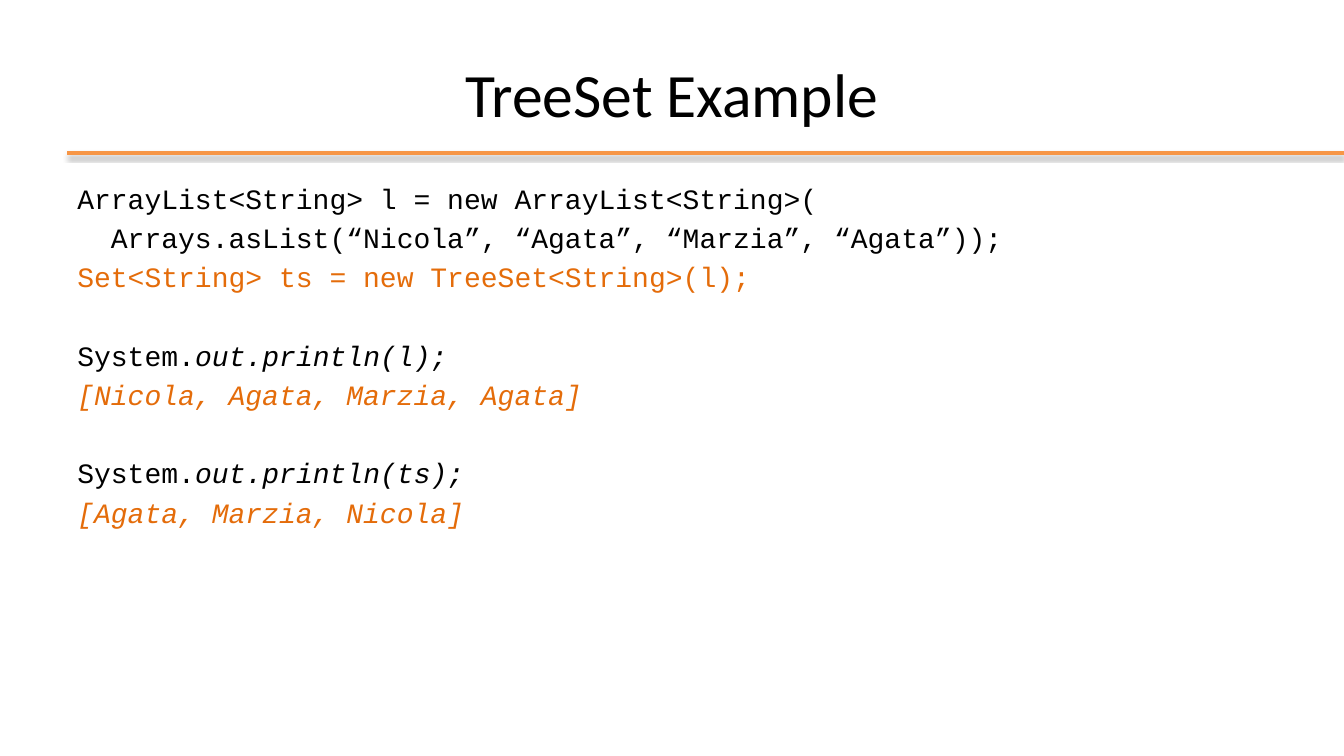
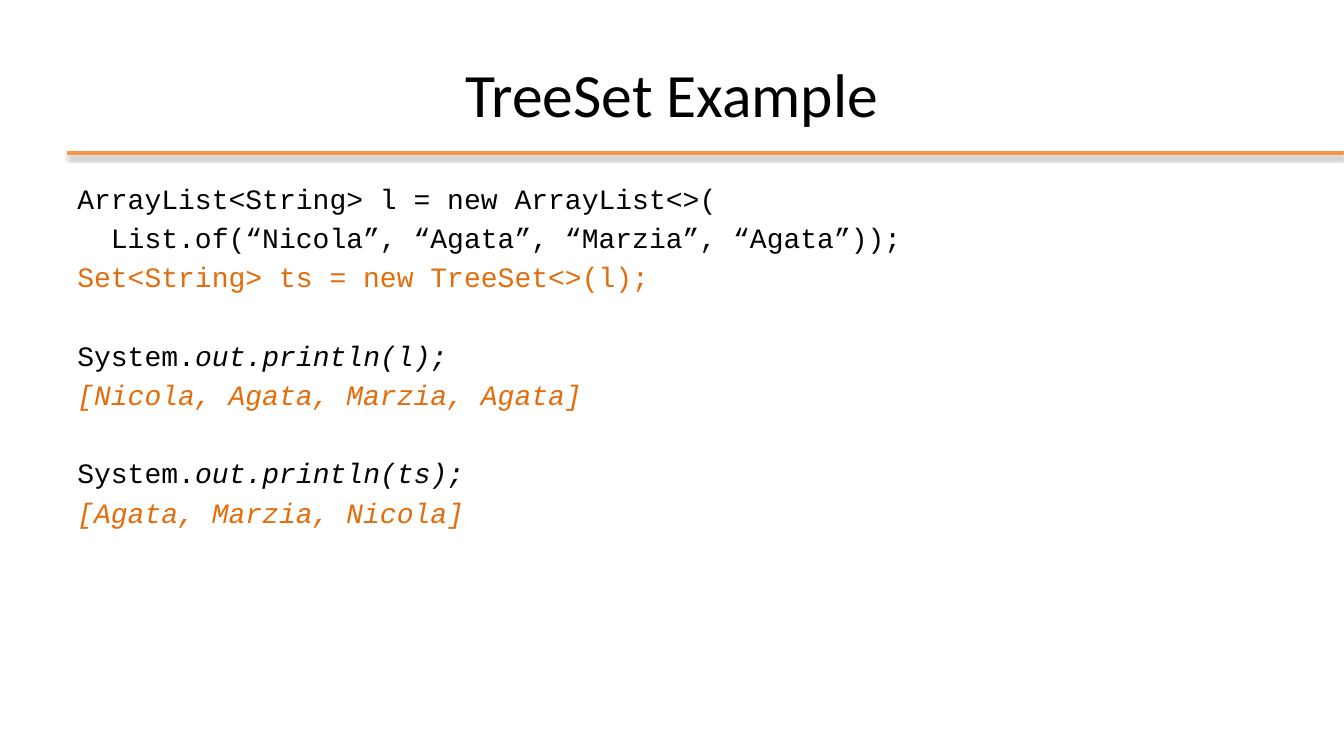
Before and after one commit to plctechnician/ooprogramming, a slide deck: slide 25 of java/slides/ppt/04 - Java Data Structures.pptx. Drawn at 1344x756 pixels with LibreOffice and Linux fonts; fonts in the diff are those of the drawing; background and template pictures are left out. Boxes give left, top, right and bottom in pixels: in the first picture for what was removed or moved away, otherwise in the second. Text is boxed around its words. In the diff, an @@ line names an element or a change of style, - is before the commit and + after.

```diff
--- a/java/slides/ppt/04 - Java Data Structures.pptx
+++ b/java/slides/ppt/04 - Java Data Structures.pptx
@@ text at (77, 189, 901, 293): text changed @@
-ArrayList<String> l = new ArrayList<String>(
-Arrays.asList(“Nicola”, “Agata”, “Marzia”, “Agata”));
-Set<String> ts = new TreeSet<String>(l);
+ArrayList<String> l = new ArrayList<>(
+List.of(“Nicola”, “Agata”, “Marzia”, “Agata”));
+Set<String> ts = new TreeSet<>(l);
```
Also in this commit, not shown: 12 other slides changed.
